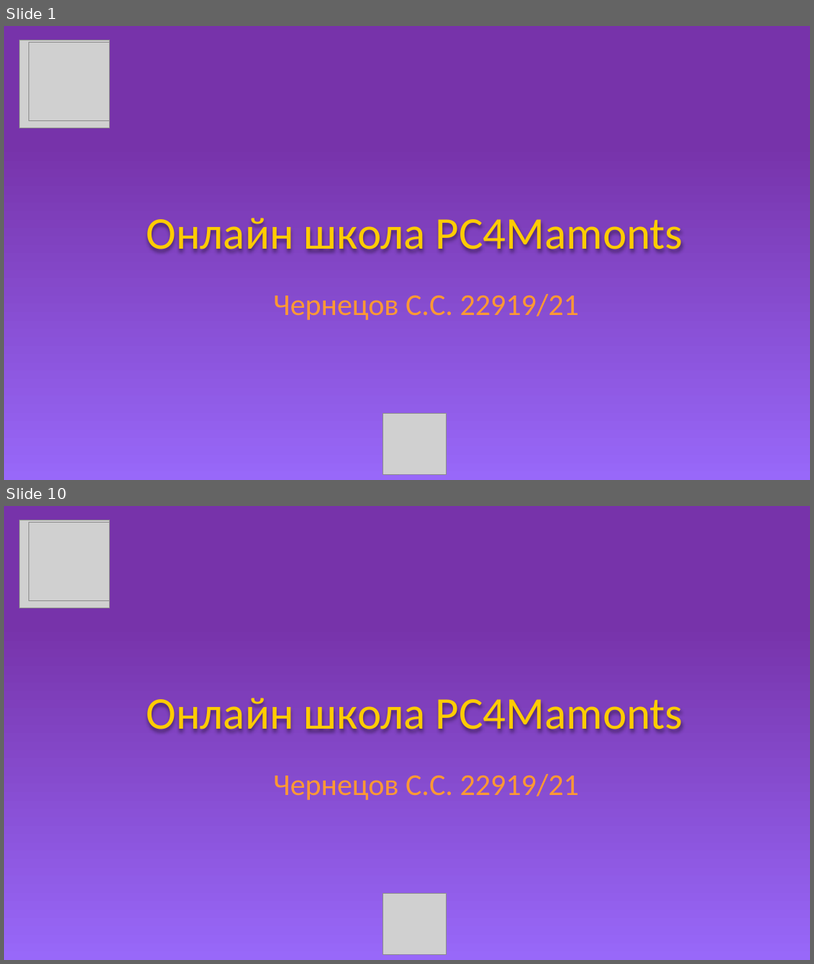
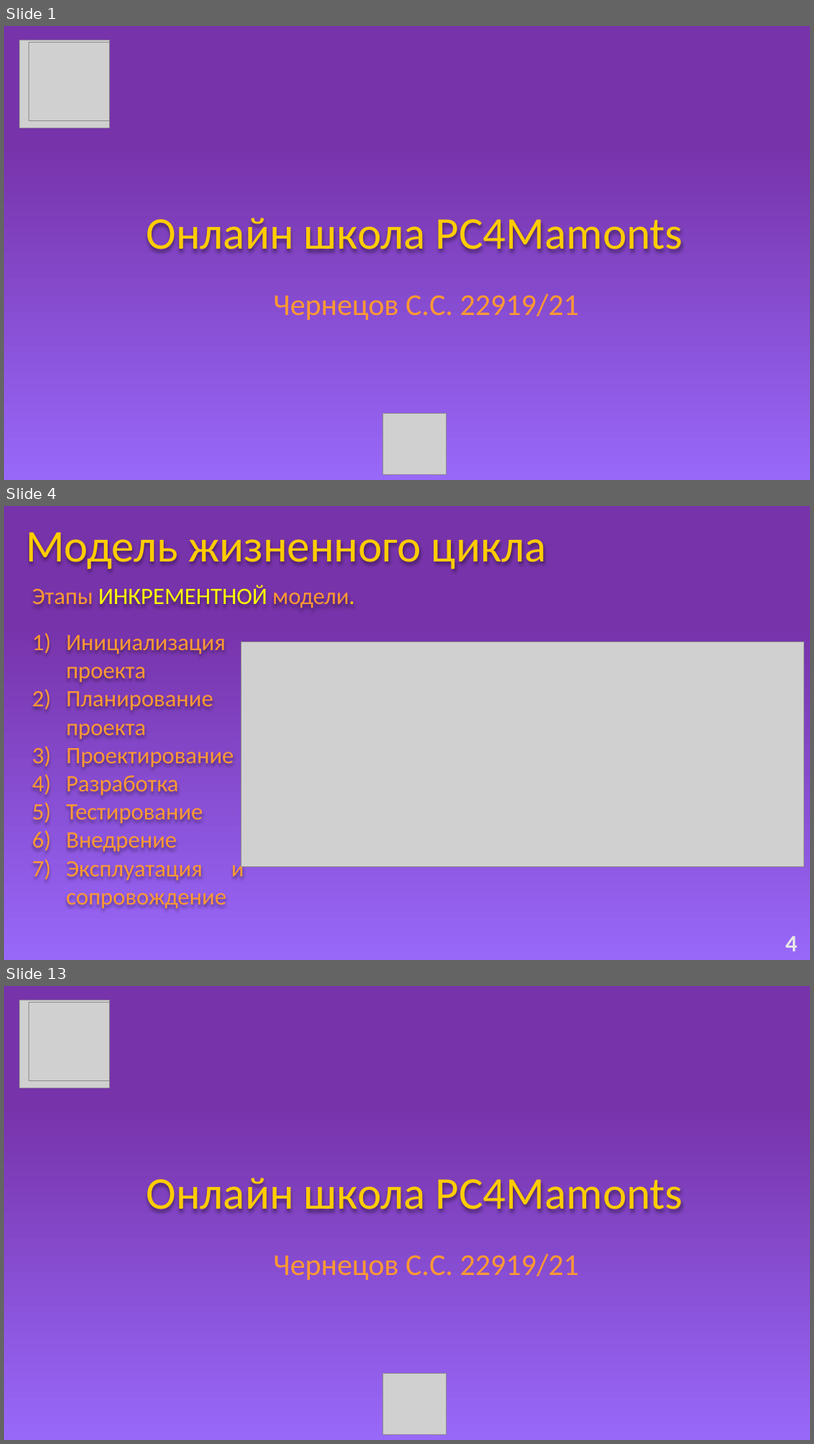
Before and after one commit to Baton4ik2007/Mdk, a slide deck: MDK.pptx. Shown one above the other, each under a label of ours: slides 1 and 10 before the commit, slides 1, 4 and 13 after it; the slides between them are not shown. The pictures are 814x964 and 814x1444 pixels, drawn with LibreOffice and Linux fonts; fonts in the diff are those of the drawing; grey boxes stand for pictures. Boxes give left, top, right and bottom in pixels: in the first picture for what was removed or moved away, otherwise in the second. Text is boxed around its words. In the diff, an @@ line names an element or a change of style, - is before the commit and + after.

```diff
--- a/MDK.pptx
+++ b/MDK.pptx
@@ slide 4 added at (x1=4, y1=506, x2=810, y2=960), background gradient #7733AA to #9868F9 @@
@@ text added at (x1=26, y1=532, x2=547, y2=570), 54 pt, text #FFCC00 @@
+Модель жизненного цикла
@@ text added at (x1=32, y1=585, x2=355, y2=608), 28 pt, text #FFFF00 @@
+Этапы ИНКРЕМЕНТНОЙ модели.
@@ text added at (x1=66, y1=635, x2=244, y2=908), 28 pt, text #FF9933 @@
+1) Инициализация проекта
+2) Планирование проекта
+3) Проектирование
+4) Разработка
+5) Тестирование
+6) Внедрение
+7) Эксплуатация и сопровождение
@@ picture added at (x1=241, y1=641, x2=805, y2=867) @@
@@ text added at (x1=786, y1=936, x2=798, y2=951), 28 pt, text #E7E6E6, bold @@
+4
@@ what was slide 10 is now slide 13 @@
```
Also in this commit, not shown: 7 slides changed, 3 other slides added, 1 slide removed.
